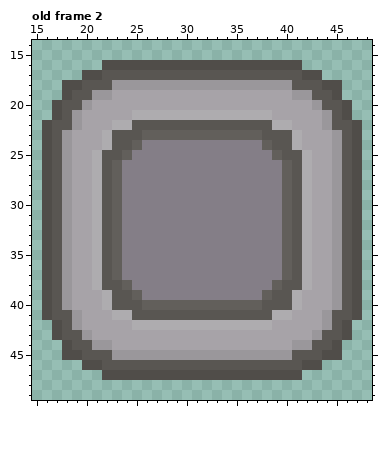
One commit to this pixel-art file: to_import/Menu_UI.ase. This is how it looked before the edit.
64x64 pixels, 8 frames. Shown: old frame 2: x 15..48, y 14..49.
New version:
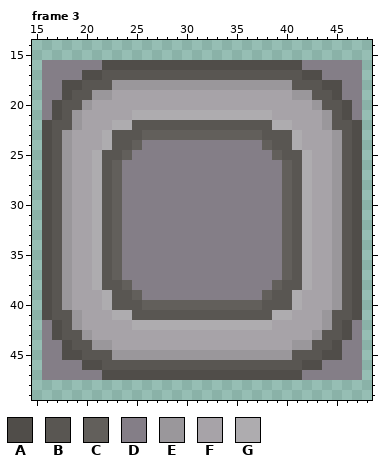
Palette (. is transparent): A #504d49  B #595652  C #625f5b  D #847e87  E #9a979b  F #a7a3a8  G #aeacaf
A new or re-ordered frame is compared with the old frame closest to it.
Change:
frames 8 -> 9
Frame 3 is new; against old frame 2:
y 16: x 16..21 ...... -> DDDDDD; x 42..47 ...... -> DDDDDD
y 17: x 16..19 .... -> DDDD; x 44..47 .... -> DDDD
y 18..19: x 16..17 .. -> DD; x 46..47 .. -> DD
y 20..21: x 16 . -> D; x 47 . -> D
y 42..43: x 16 . -> D; x 47 . -> D
y 44..45: x 16..17 .. -> DD; x 46..47 .. -> DD
y 46: x 16..19 .... -> DDDD; x 44..47 .... -> DDDD
y 47: x 16..21 ...... -> DDDDDD; x 42..47 ...... -> DDDDDD
Boxes around the changes in both pictures, in picture pixels (x1, y1, x2, y2):
added: (42, 60, 102, 120)
added: (302, 60, 362, 120)
added: (42, 320, 102, 380)
added: (302, 320, 362, 380)
